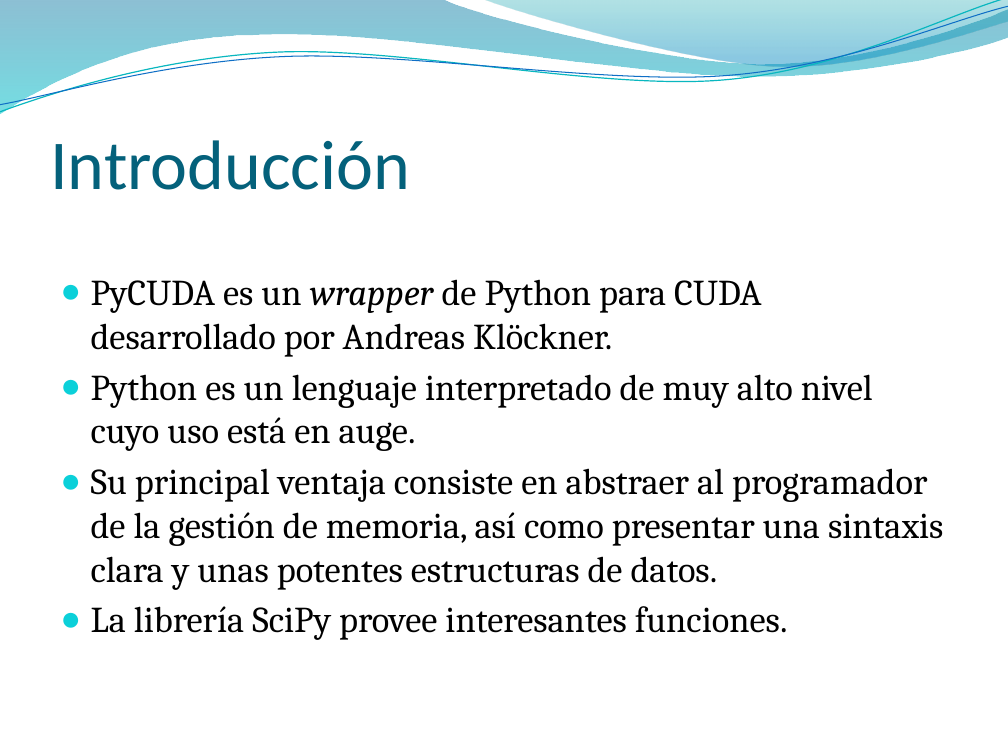
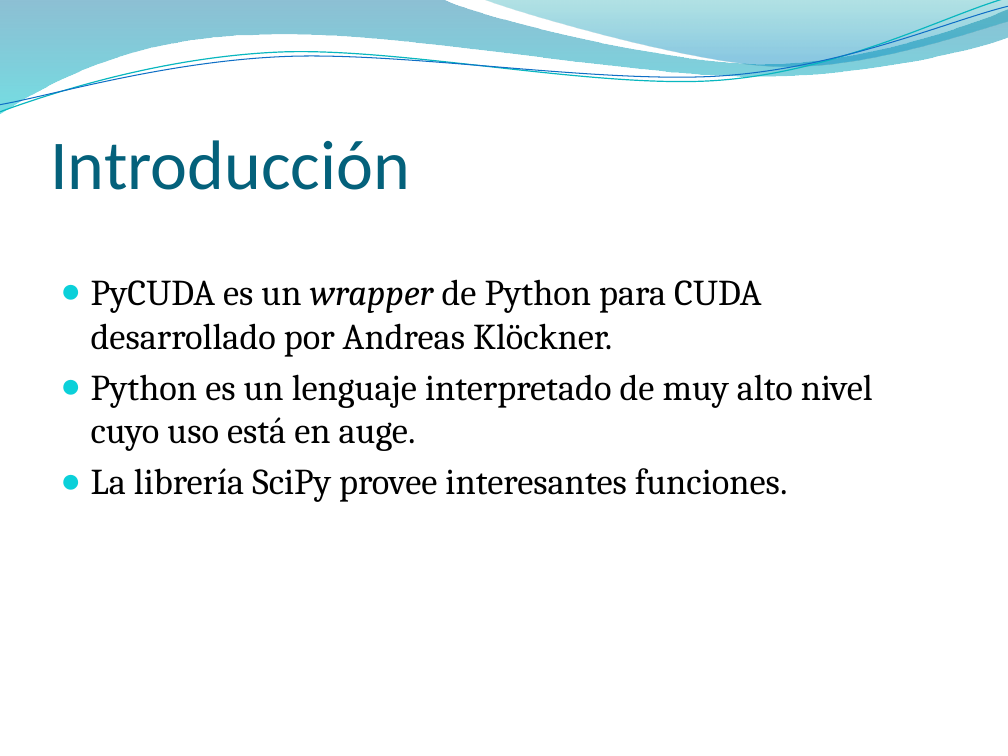
Before and after one commit to vinaygaba/pycuda-filters, a slide deck: slide 4 of out/presentacion/presentacionTAD.pptx. Drawn at 1008x756 pixels with LibreOffice and Linux fonts; fonts in the diff are those of the drawing; background and template pictures are left out. Boxes give left, top, right and bottom in pixels: in the first picture for what was removed or moved away, otherwise in the second. Text is boxed around its words. In the diff, an @@ line names an element or a change of style, - is before the commit and + after.

```diff
--- a/out/presentacion/presentacionTAD.pptx
+++ b/out/presentacion/presentacionTAD.pptx
@@ text at box(91, 468, 944, 590): paragraph removed @@
-● Su principal ventaja consiste en abstraer al programador de la gestión de memoria, así como presentar una sintaxis clara y unas potentes estructuras de datos.
```
Also in this commit, not shown: 2 other slides changed, 7 slides added.
